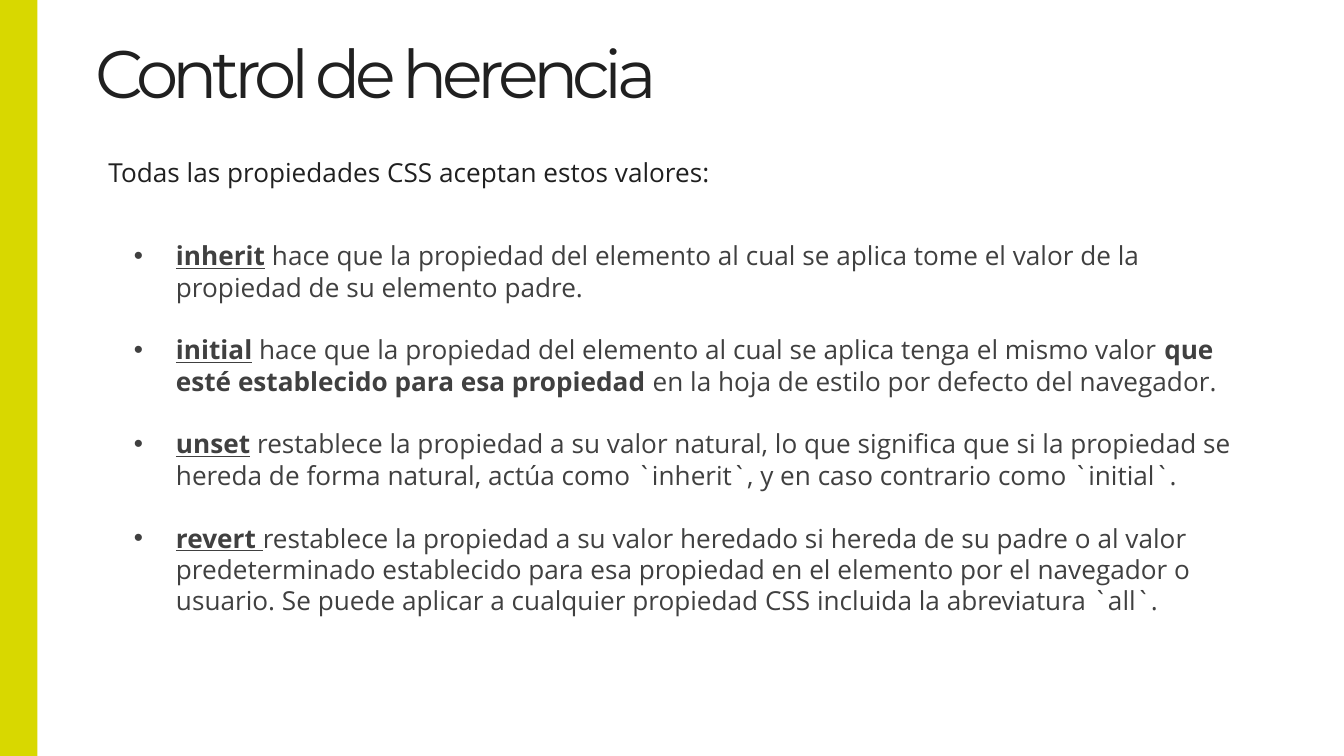
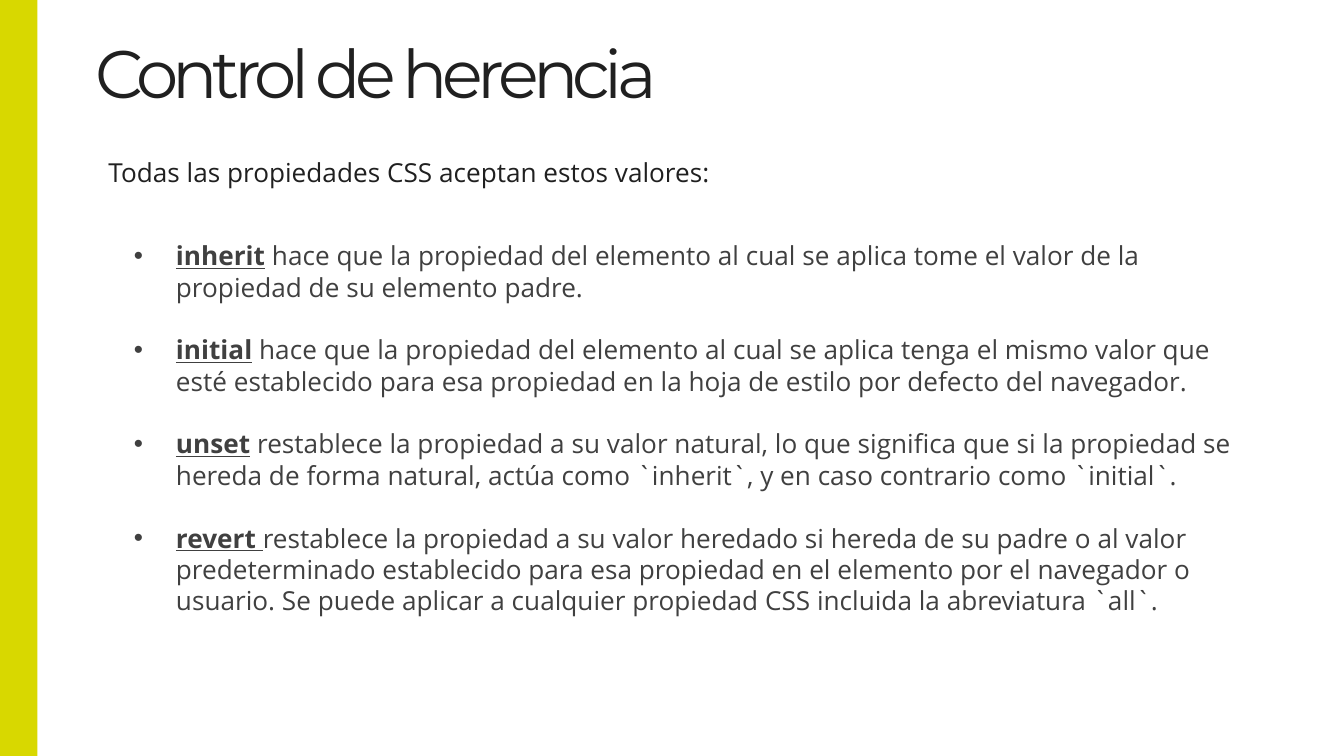
Before and after one commit to Lemoncode/formacion-maquetacion, a slide deck: slide 10 of 01-basics-concepts/specificity-cascade-inheritance/specificity-cascade-inheritance.pptx. Drawn at 1344x756 pixels with LibreOffice and Linux fonts; fonts in the diff are those of the drawing. Boxes give left, top, right and bottom in pixels: in the first picture for what was removed or moved away, otherwise in the second. Text is boxed around its words. In the diff, an @@ line names an element or a change of style, - is before the commit and + after.

```diff
--- a/01-basics-concepts/specificity-cascade-inheritance/specificity-cascade-inheritance.pptx
+++ b/01-basics-concepts/specificity-cascade-inheritance/specificity-cascade-inheritance.pptx
@@ text at [176,339,1210,398]: bold off in "que esté establecido para esa propiedad" @@
```
Also in this commit, not shown: 3 other slides changed.
